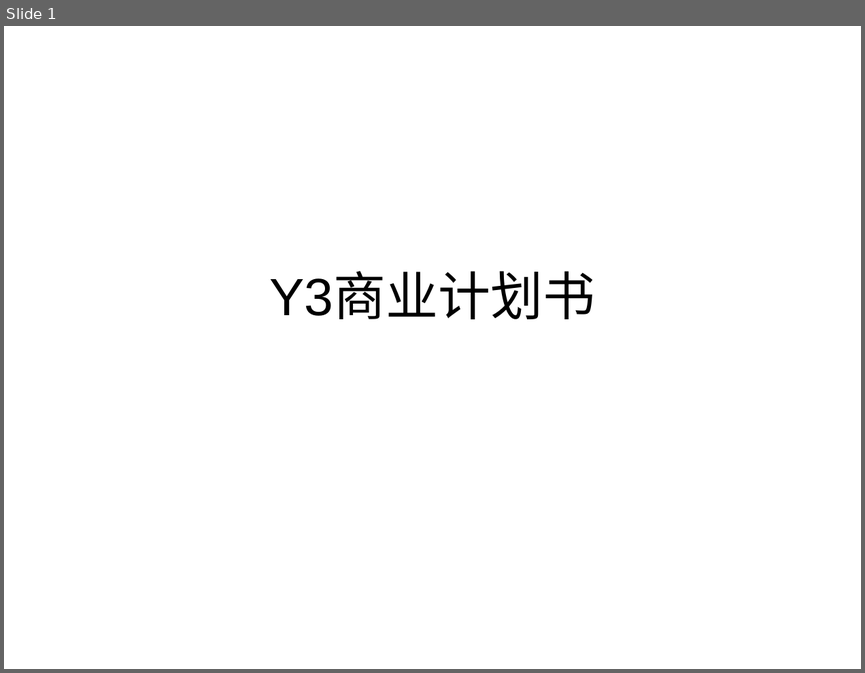
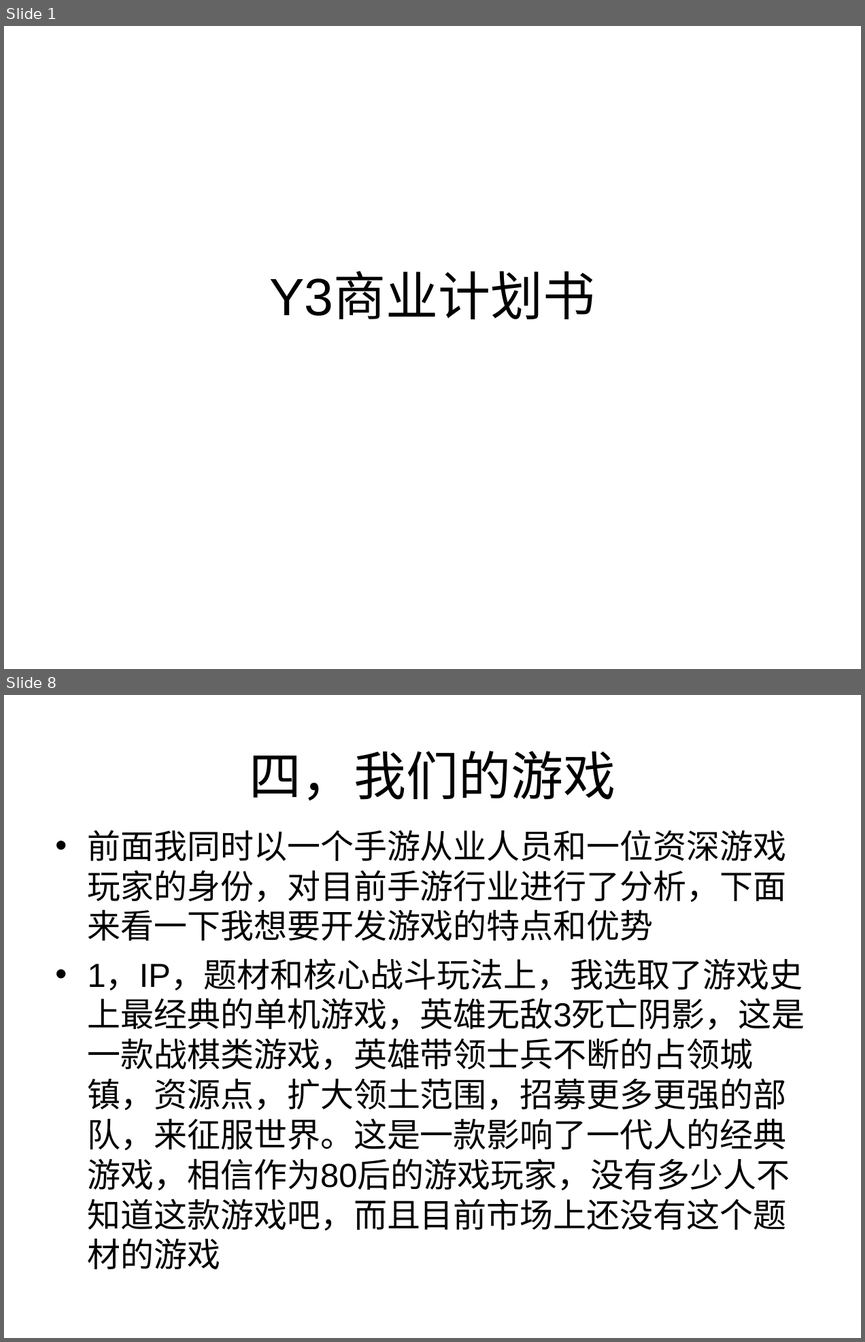
Before and after one commit to caihan1984/demov1, a slide deck: Assets/document/y3商业计划书.ppt. Shown one above the other, each under a label of ours: slide 1 before the commit, slides 1 and 8 after it; the slides between them are not shown. The pictures are 865x673 and 865x1342 pixels, drawn with LibreOffice and Linux fonts; fonts in the diff are those of the drawing. Boxes give left, top, right and bottom in pixels: in the first picture for what was removed or moved away, otherwise in the second. Text is boxed around its words. In the diff, an @@ line names an element or a change of style, - is before the commit and + after.

```diff
--- a/Assets/document/y3商业计划书.ppt
+++ b/Assets/document/y3商业计划书.ppt
@@ slide 8 added at (4,695,861,1338), background #FFFFFF @@
@@ title added at (249,751,615,800), 44 pt, text #000000 @@
+四，我们的游戏
@@ text added at (88,830,805,1269), 28 pt, text #000000 @@
+• 前面我同时以一个手游从业人员和一位资深游戏玩家的身份，对目前手游行业进行了分析，下面来看一下我想要开发游戏的特点和优势
+• 1，IP，题材和核心战斗玩法上，我选取了游戏史上最经典的单机游戏，英雄无敌3死亡阴影，这是一款战棋类游戏，英雄带领士兵不断的占领城镇，资源点，扩大领土范围，招募更多更强的部队，来征服世界。这是一款影响了一代人的经典游戏，相信作为80后的游戏玩家，没有多少人不知道这款游戏吧，而且目前市场上还没有这个题材的游戏
```
Also in this commit, not shown: 2 slides changed, 7 other slides added, 2 slides removed.
